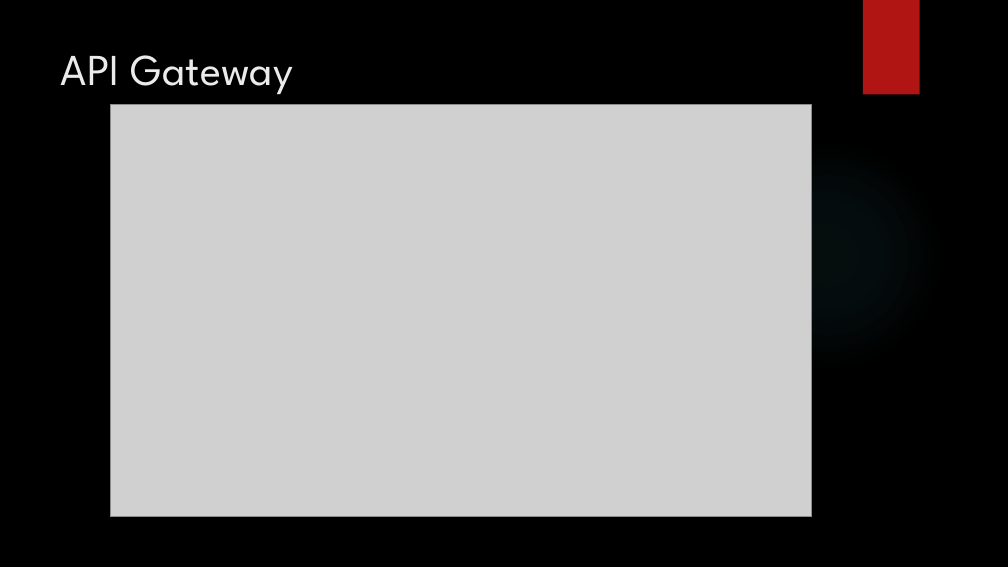
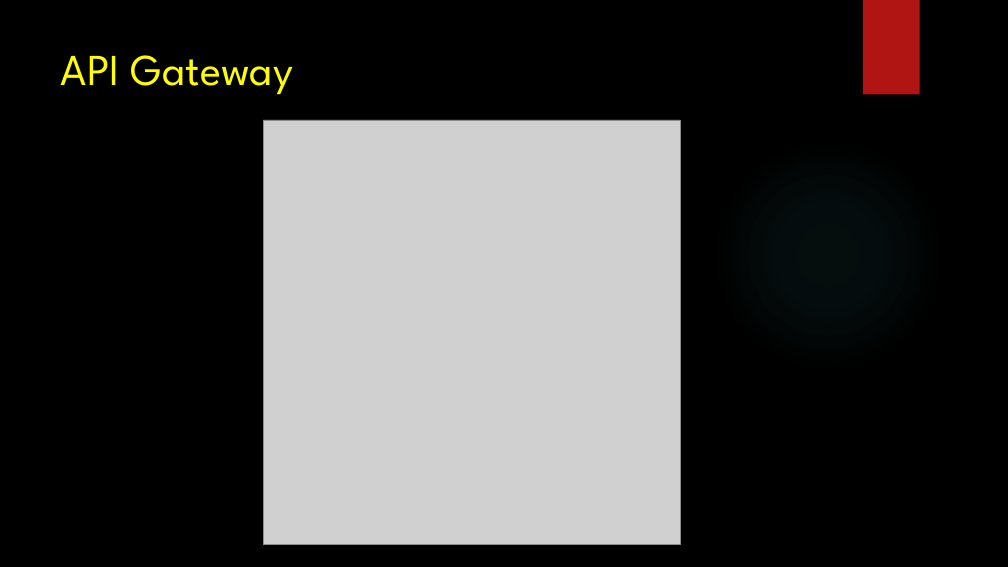
Before and after one commit to gennadytiunov/arch-labs, a slide deck: slide 10 of course-work/Presentation/Circus - Presentation.pptx (slide 11 before the commit). Drawn at 1008x567 pixels with LibreOffice and Linux fonts; fonts in the diff are those of the drawing; grey boxes stand for pictures; background and template pictures are left out. Boxes give left, top, right and bottom in pixels: in the first picture for what was removed or moved away, otherwise in the second. Text is boxed around its words. In the diff, an @@ line names an element or a change of style, - is before the commit and + after.

Commit message:
CourseWork - API Gateway scheme.

```diff
--- a/course-work/Presentation/Circus - Presentation.pptx
+++ b/course-work/Presentation/Circus - Presentation.pptx
@@ title "API Gateway" at (61,55,293,95): text colour #EBEBEB to #FFFF00 @@
@@ picture: place and size @@
-picture at (110,104,812,516)
+picture at (263,120,681,545)
```
Also in this commit, not shown: 9 other slides changed, 3 slides added, 1 slide removed, 5 other files.
